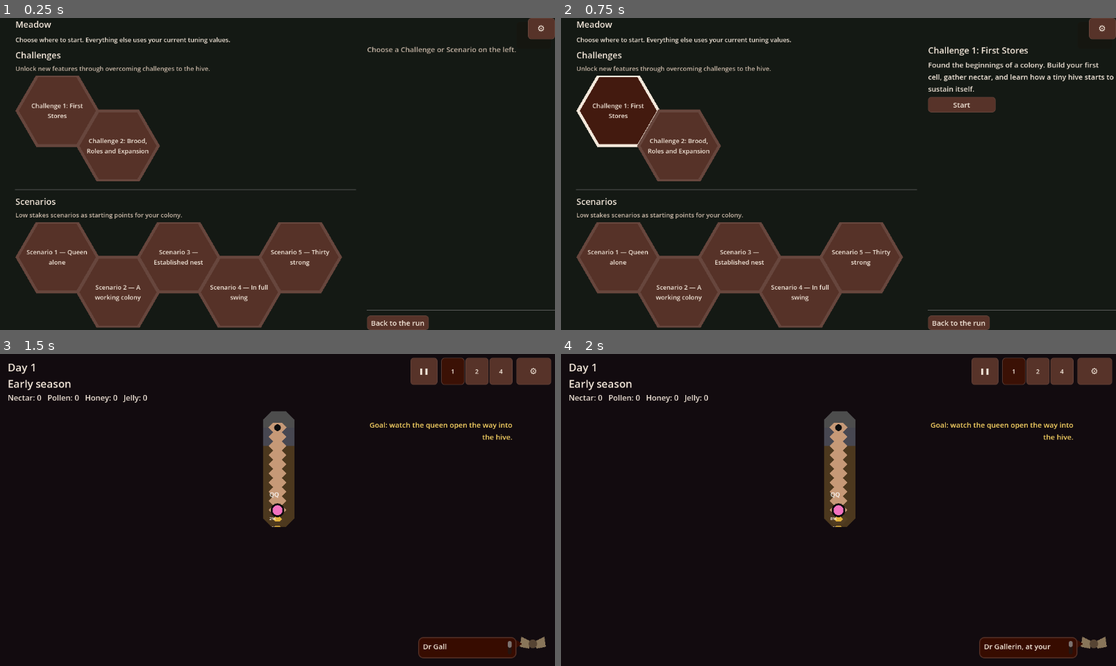
Above: before the commit, frames 1-4 (two rows, left to right).
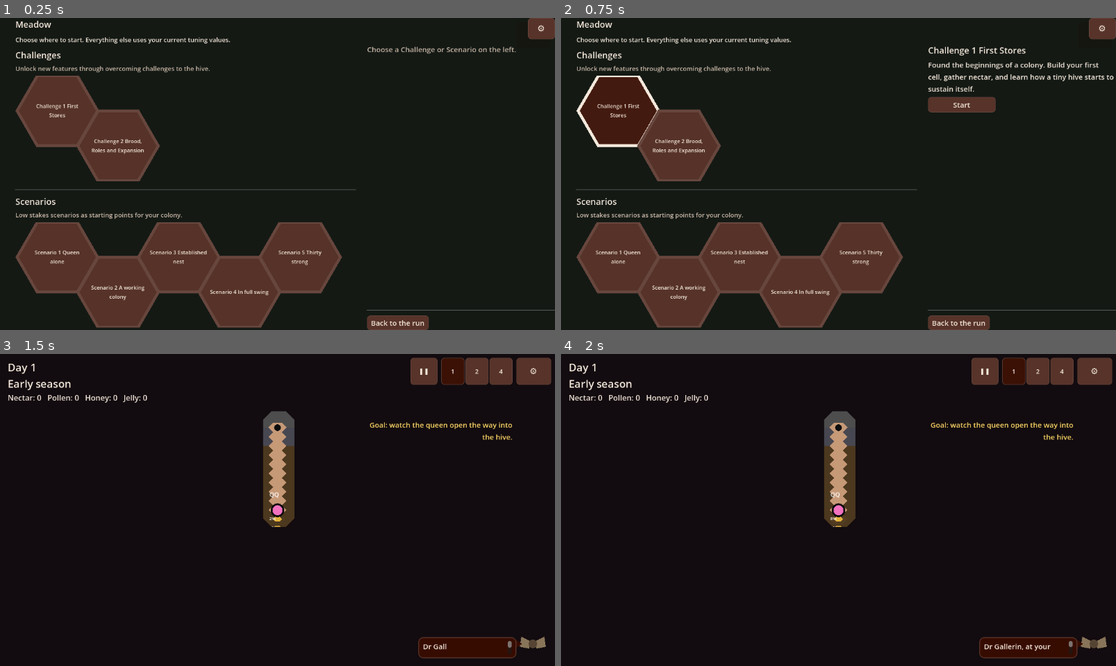
Above: after the commit, the same moments.

Repository: wonderburg7/meadow
Game: Godot game, scene res://scenes/Main.tscn
Same seed, same stepped clock (60 frames per second), same inputs: the game is played once before the commit and once after it.
Inputs (mouse positions are in pixels of both pictures, inside the frame that each line leads up to):
- Up to frame 1 (0.25 s): no input
- Up to frame 2 (0.75 s): click (616, 111) at 0.52 s
- Up to frame 3 (1.5 s): click "Start" at 1.25 s
- Up to frame 4 (2 s): no input

The runs differ from the first frame. In frame 1, 1.1% of the frame differs, in the area x 4-60%, y 27-91%; in frame 2, 1.2%, in the area x 4-85%, y 9-91%; in frame 3, nothing differs; in frame 4, nothing differs.

Commit message:
UI-M-2 -- a hexagon's title fits inside it, at every text size
Menu tile labels now use the "Tiny" type variation (not "Small") so every
Challenge/Scenario title fits its hexagon up to 2x text scale, with
clip_text as a safety net and widened box margins so a wrapped title never
sits under the completion tick. STAGES titles lose their punctuation after
the number, per Dave's 10 Sep ask.

Refills the Claude lane with HC-8 (hud-controls.md), the only other
startable Claude item across the plans; also records a 10 Sep headless
check on UI-P-5 that ruled out both of its stated causes.

Co-Authored-By: Claude Sonnet 5 <noreply@anthropic.com>

Diff:
--- a/scripts/main_menu.gd
+++ b/scripts/main_menu.gd
@@ -43,43 +43,43 @@
 	{
 		"level": 1,
 		"group": "challenge",
-		"title": "Challenge 1: First Stores",
+		"title": "Challenge 1 First Stores",
 		"blurb": "Found the beginnings of a colony. Build your first cell, gather nectar, and learn how a tiny hive starts to sustain itself.",
 	},
 	{
 		"level": 2,
 		"group": "challenge",
-		"title": "Challenge 2: Brood, Roles and Expansion",
+		"title": "Challenge 2 Brood, Roles and Expansion",
 		"blurb": "Grow the colony from stored food into a working hive. Lay eggs, raise specialist bees, keep nectar flowing, and expand the hive enough to support a balanced workforce.",
 	},
 	{
 		"level": 7,
 		"group": "starter",
-		"title": "Scenario 1 — Queen alone",
+		"title": "Scenario 1 Queen alone",
 		"blurb": "One queen, no workers and no comb. There is no scripted guidance: she must take on the colony's first jobs herself and build everything from nothing.",
 	},
 	{
 		"level": 3,
 		"group": "starter",
-		"title": "Scenario 2 — A working colony",
+		"title": "Scenario 2 A working colony",
 		"blurb": "The queen, three cells, and two foragers — one on nectar, one on pollen. Both resources are coming in from the first moment.",
 	},
 	{
 		"level": 4,
 		"group": "starter",
-		"title": "Scenario 3 — Established nest",
+		"title": "Scenario 3 Established nest",
 		"blurb": "Fifteen cells and a full crew: eleven foragers (eight on nectar, three on pollen), two nurses, two comb workers on both jobs, and two miners. Enough colony that keeping it fed is the challenge, not starting it.",
 	},
 	{
 		"level": 5,
 		"group": "starter",
-		"title": "Scenario 4 — In full swing",
+		"title": "Scenario 4 In full swing",
 		"blurb": "Twenty-two foragers (sixteen on nectar, six on pollen), four nurses, three comb workers and three miners al …(182 unchanged characters)…
 	},
 	{
 		"level": 6,
 		"group": "starter",
-		"title": "Scenario 5 — Thirty strong",
+		"title": "Scenario 5 Thirty strong",
 		"blurb": "Thirty bees: twenty foragers (fourteen on nectar, six on pollen), three nurses, three comb workers, two miners and two honey makers. Eighteen cells in three ring-layers around the centre, half of them already stocked with nectar, pollen and honey.",
 	},
 ]
@@ -398,12 +398,32 @@
 
 	var label := Label.new()
 	label.text = stage.title
-	label.theme_type_variation = "Small"
+	# "Tiny" (UI-M-2), not "Small" -- the hexagon's own size is fixed
+	# (HEX_SIZE must not change, see the constant's comment) while the text
+	# scale setting ranges up to 2x, so the label picks the smaller of the
+	# theme's two smallest named sizes rather than a one-off font-size
+	# override. That keeps it on UiTheme's shared Theme resource, so it
+	# still tracks Session.text_scale/ui_typeface live with no extra
+	# recompute code here -- headless measurement (Font.get_multiline_
+	# string_size / Label.get_minimum_size against this label's own box)
+	# confirmed every title in STAGES wraps to fit at "Tiny" up to 2x scale;
+	# "Small" does not, for the longest Challenge title.
+	label.theme_type_variation = "Tiny"
 	label.horizontal_alignment = HORIZONTAL_ALIGNMENT_CENTER
 	label.vertical_alignment = VERTICAL_ALIGNMENT_CENTER
 	label.autowrap_mode = TextServer.AUTOWRAP_WORD_SMART
-	label.position = Vector2(10.0, 8.0)
-	label.size = Vector2(bbox.x - 20.0, bbox.y - 16.0)
+	# Safety net (UI-M-2 requirement 1): even a title that somehow still
+	# doesn't fit can no longer paint outside the label's own rectangle.
+	label.clip_text = true
+	# Width margin widened from 10px to 22px each side so the label's right
+	# edge stops exactly at the completion tick's left edge (bbox.x - 22,
+	# below) rather than merely at the tile's edge -- a wrapped title's top
+	# line can otherwise sit directly under the tick at the largest text
+	# scale (requirement 4). Symmetric, so the label stays centred in the
+	# tile; measurement confirmed the narrower width doesn't push any title
+	# out of the height budget below.
+	label.position = Vector2(22.0, 8.0)
+	label.size = Vector2(bbox.x - 44.0, bbox.y - 16.0)
 	label.mouse_filter = Control.MOUSE_FILTER_IGNORE
 	tile.add_child(label)
 
Not shown, changed: NEXTSTEPS.md
Not shown, changed: checks/ready.md
Not shown, added: checks/ready/C-40.md
Not shown, added: plans/archive/UI-M-2_2026-09-10.md
Not shown, changed: plans/now/hud-controls.md
Not shown, changed: plans/now/ui.md
